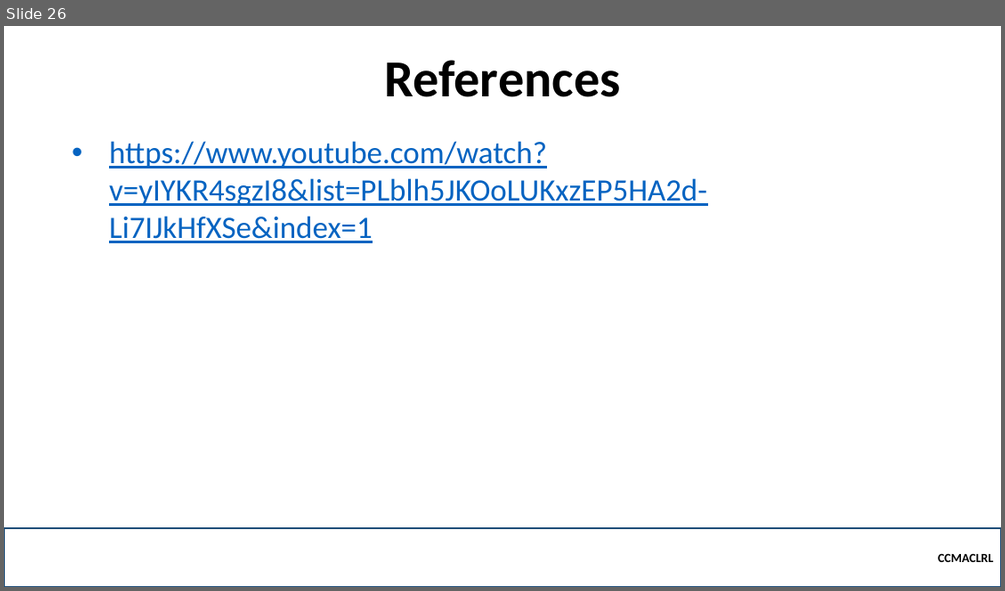
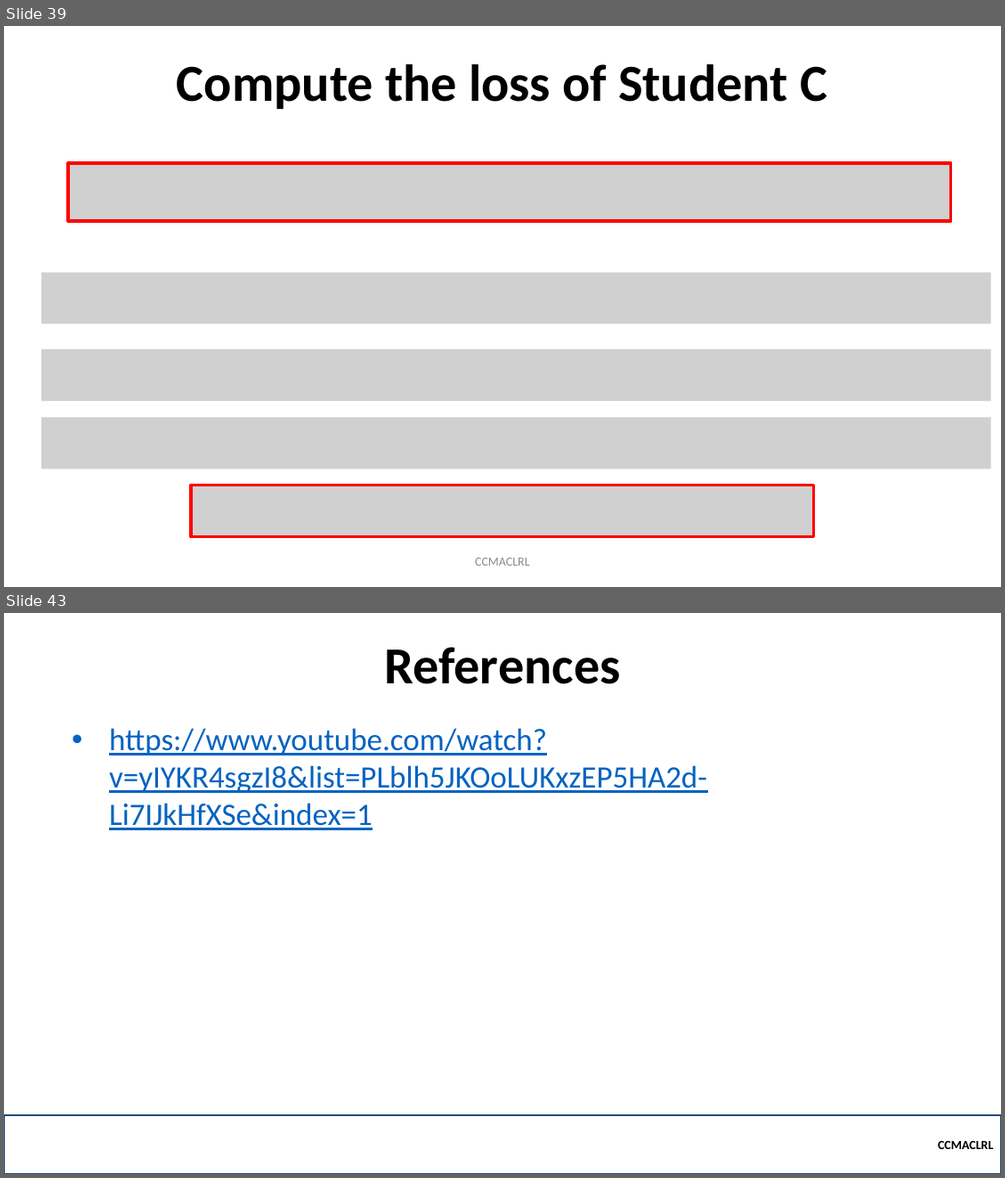
Before and after one commit to robitussin/CCMACLRL, a slide deck: 5 - Logistic Regression/Introduction to Logistic Regression.pptx. Shown one above the other, each under a label of ours: slide 26 before the commit, slides 39 and 43 after it; the slides between them are not shown. The pictures are 1005x591 and 1005x1178 pixels, drawn with LibreOffice and Linux fonts; fonts in the diff are those of the drawing; grey boxes stand for pictures; background and template pictures are left out. Boxes give left, top, right and bottom in pixels: in the first picture for what was removed or moved away, otherwise in the second. Text is boxed around its words. In the diff, an @@ line names an element or a change of style, - is before the commit and + after.

```diff
--- a/5 - Logistic Regression/Introduction to Logistic Regression.pptx
+++ b/5 - Logistic Regression/Introduction to Logistic Regression.pptx
@@ slide 39 added at <box>4,26,1001,587</box>, background #FFFFFF @@
@@ text added at <box>177,64,827,110</box>, 50 pt, text #000000, bold @@
+Compute the loss of Student C
@@ picture added at <box>68,163,952,220</box> @@
@@ picture added at <box>41,272,991,323</box> @@
@@ picture added at <box>41,349,991,401</box> @@
@@ picture added at <box>41,417,991,468</box> @@
@@ picture added at <box>191,485,814,537</box> @@
@@ text added at <box>475,557,530,565</box>, 12 pt, text #8C8C8C @@
+CCMACLRL
@@ what was slide 26 is now slide 43 @@
```
Also in this commit, not shown: 1 slide changed, 16 other slides added.
